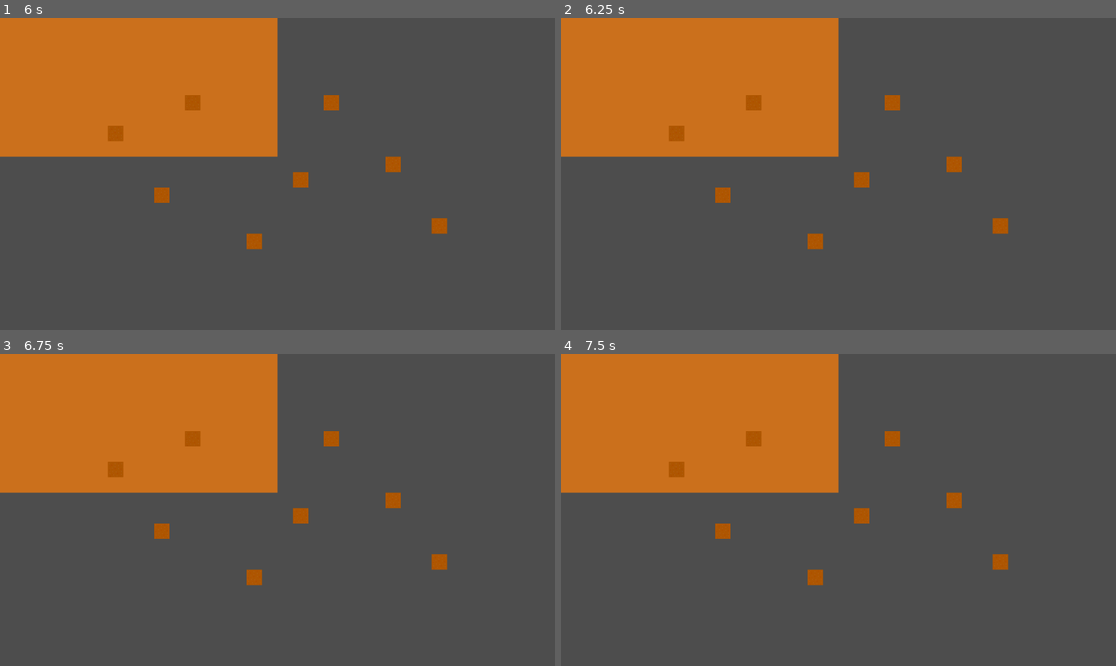
Above: before the commit, frames 1-4 (two rows, left to right).
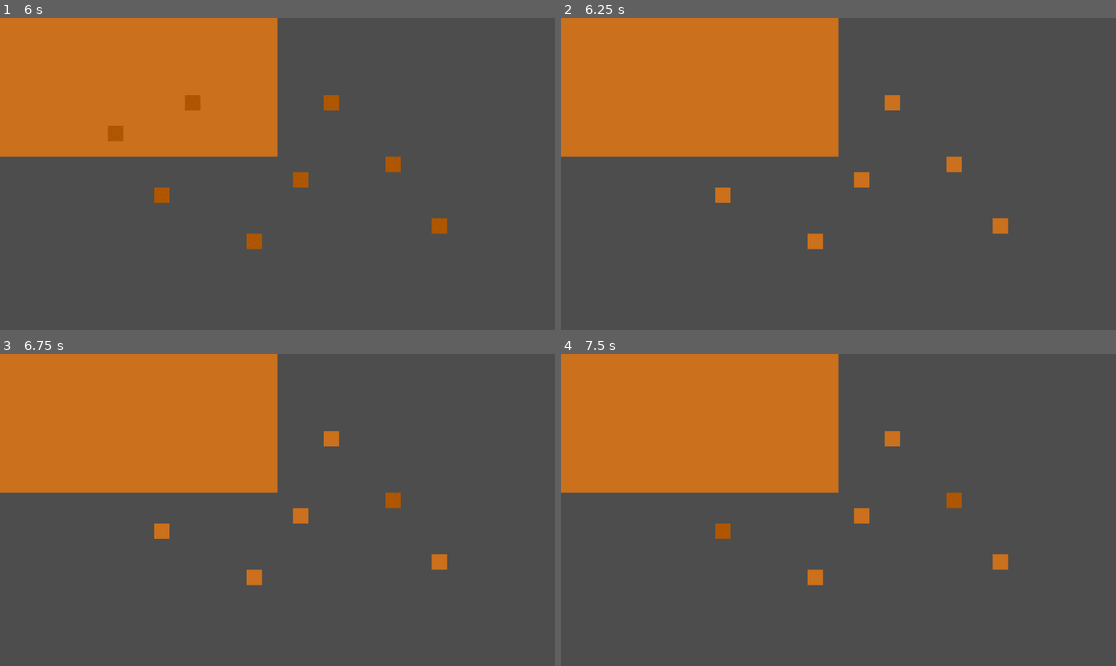
Above: after the commit, the same moments.

Repository: Megameca04/Tutoriales_Godot_4.0
Game: Godot game, scene res://Juego de granja/Nodos/Tierra.tscn
The game is run twice, just before and just after one commit, with the same random seed, the same clock (stepped at 60 frames per second) and the same inputs. The project has no main scene, so this scene is started directly.
Inputs (mouse positions are in pixels of both pictures, inside the frame that each line leads up to):
- Up to frame 1 (6 s): tap Enter at 0.5, 2, 3.5 s; move the mouse to (399, 158) at 0.52 s; click (399, 158) at 0.67 s; tap Space at 1.25, 2.75, 4.25 s; move the mouse to (166, 189) at 1.27 s; click (166, 189) at 1.42 s; move the mouse to (333, 105) at 2.02 s; click (333, 105) at 2.17 s; move the mouse to (249, 236) at 2.77 s; click (249, 236) at 2.92 s; move the mouse to (444, 220) at 3.52 s; click (444, 220) at 3.67 s; move the mouse to (111, 127) at 4.27 s; click (111, 127) at 4.42 s; move the mouse to (305, 174) at 5.02 s; click (305, 174) at 5.17 s; move the mouse to (194, 96) at 5.77 s; click (194, 96) at 5.92 s
- Up to frame 2 (6.25 s): no input
- Up to frame 3 (6.75 s): move the mouse to (399, 494) at 6.52 s; click (399, 494) at 6.67 s
- Up to frame 4 (7.5 s): move the mouse to (727, 525) at 7.27 s; click (727, 525) at 7.42 s

Frame 1 is identical in both runs. In frame 2, 1.0% of the frame differs, in the area x 19-81%, y 24-74%; in frame 3, 0.9%; in frame 4, 0.8%.

Commit message:
Plantas y terreno terminados

Diff:
--- a/Tutoriales 4.3/tutoriales-4.3/Juego de granja/Nodos/Planta.tscn
+++ b/Tutoriales 4.3/tutoriales-4.3/Juego de granja/Nodos/Planta.tscn
@@ -44,6 +44,7 @@
 animation = &"Cebolla"
 
 [node name="Crecimiento" type="Timer" parent="."]
+wait_time = 3.0
 autostart = true
 
 [connection signal="timeout" from="Crecimiento" to="." method="_on_crecimiento_timeout"]
--- a/Tutoriales 4.3/tutoriales-4.3/Juego de granja/Nodos/Tierra.tscn
+++ b/Tutoriales 4.3/tutoriales-4.3/Juego de granja/Nodos/Tierra.tscn
@@ -20,3 +20,9 @@
 tile_map_data = PackedByteArray("AAAAAAAAAQABAAAAAAAAAAEAAQABAAAAAAAAAAIAAQABAAAAAAAAAAMAAQABAAAAAAAAAAQAAQABAAAAAAAAAA …(2512 unchanged characters)…
 tile_set = SubResource("TileSet_mi2g7")
 script = ExtResource("2_2mc7k")
+
+[node name="Timer" type="Timer" parent="."]
+wait_time = 6.0
+autostart = true
+
+[connection signal="timeout" from="Timer" to="." method="_on_timer_timeout"]
--- a/Tutoriales 4.3/tutoriales-4.3/Juego de granja/Scripts/Tierra.gd
+++ b/Tutoriales 4.3/tutoriales-4.3/Juego de granja/Scripts/Tierra.gd
@@ -8,7 +8,6 @@
 	var pos_click : Vector2 = to_local(pos)
 	var pos_mapa : Vector2i = local_to_map(pos_click)
 	return pos_mapa
-
 
 func _input(event: InputEvent) -> void:
 
@@ -45,3 +44,9 @@
 					conj_plantas.append(planta)
 
 					add_child(planta)
+
+func _on_timer_timeout():
+
+	for i in get_used_cells():
+		if get_cell_tile_data(i).get_custom_data("Agua"):
+			set_cell(i,1,Vector2(1,0))
